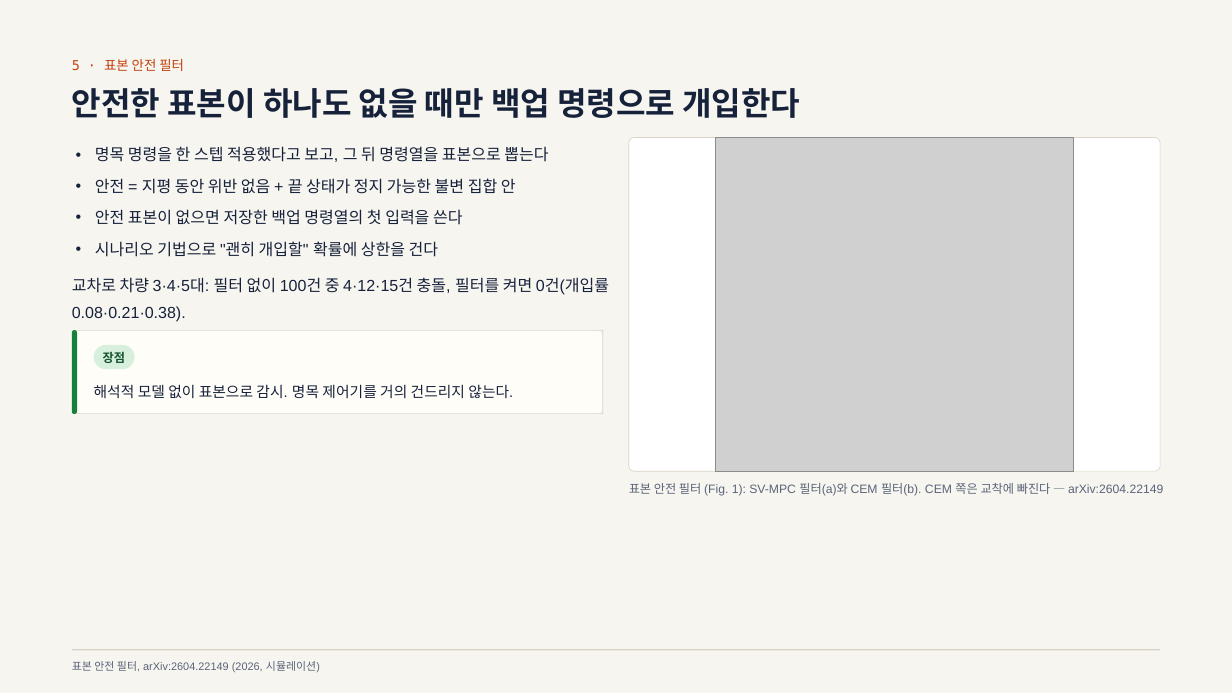
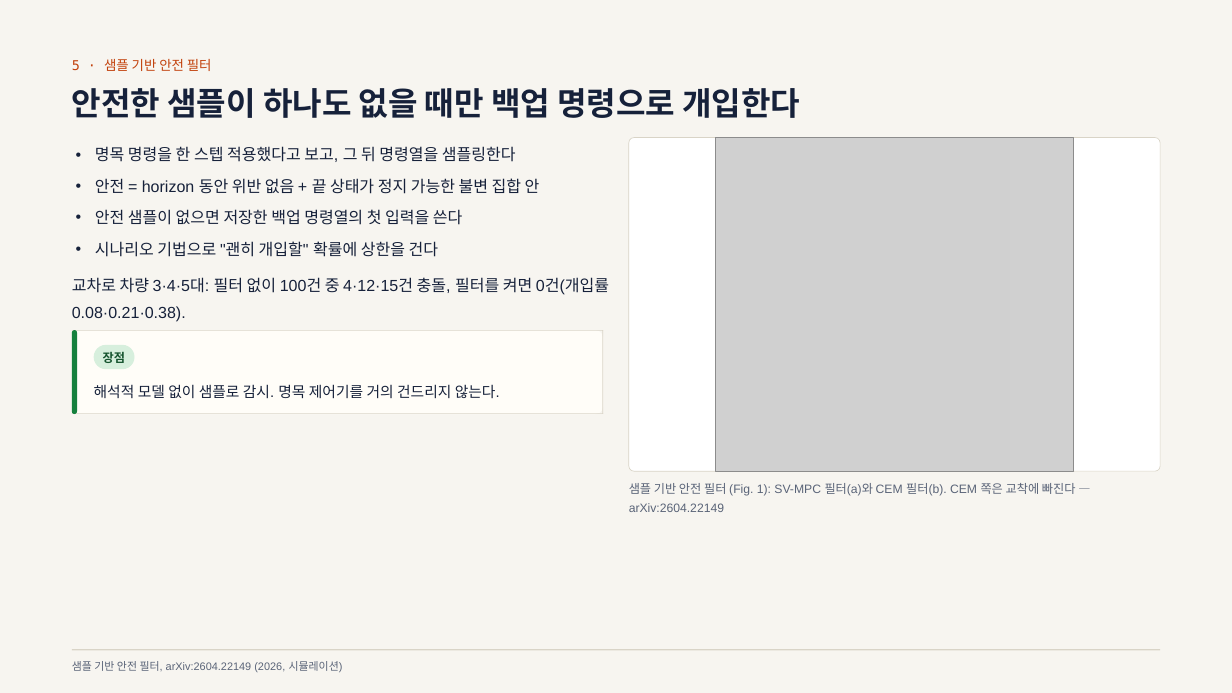
Before and after one commit to Geonhee-LEE/travplan-site, a slide deck: slide 36 of slides/study-controller/study-controller.pptx. Drawn at 1232x693 pixels with LibreOffice and Linux fonts; fonts in the diff are those of the drawing; grey boxes stand for pictures. Boxes give left, top, right and bottom in pixels: in the first picture for what was removed or moved away, otherwise in the second. Text is boxed around its words. In the diff, an @@ line names an element or a change of style, - is before the commit and + after.

```diff
--- a/slides/study-controller/study-controller.pptx
+++ b/slides/study-controller/study-controller.pptx
@@ text at bbox=[72, 59, 212, 71]: text changed @@
-5 · 표본 안전 필터
+5 · 샘플 기반 안전 필터
@@ text at bbox=[72, 88, 800, 118]: text changed @@
-안전한 표본이 하나도 없을 때만 백업 명령으로 개입한다
+안전한 샘플이 하나도 없을 때만 백업 명령으로 개입한다
@@ text at bbox=[95, 146, 516, 162]: text changed @@
-• 명목 명령을 한 스텝 적용했다고 보고, 그 뒤 명령열을 표본으로 뽑는다
+• 명목 명령을 한 스텝 적용했다고 보고, 그 뒤 명령열을 샘플링한다
@@ text at bbox=[95, 178, 540, 194]: text changed @@
-• 안전 = 지평 동안 위반 없음 + 끝 상태가 정지 가능한 불변 집합 안
+• 안전 = horizon 동안 위반 없음 + 끝 상태가 정지 가능한 불변 집합 안
@@ text at bbox=[95, 209, 462, 225]: text changed @@
-• 안전 표본이 없으면 저장한 백업 명령열의 첫 입력을 쓴다
+• 안전 샘플이 없으면 저장한 백업 명령열의 첫 입력을 쓴다
@@ text at bbox=[94, 384, 500, 398]: text changed @@
-해석적 모델 없이 표본으로 감시. 명목 제어기를 거의 건드리지 않는다.
+해석적 모델 없이 샘플로 감시. 명목 제어기를 거의 건드리지 않는다.
@@ text at bbox=[629, 483, 1076, 512]: text changed @@
-표본 안전 필터 (Fig. 1): SV-MPC 필터(a)와 CEM 필터(b). CEM 쪽은 교착에 빠진다 — arXiv:2604.22149
+샘플 기반 안전 필터 (Fig. 1): SV-MPC 필터(a)와 CEM 필터(b). CEM 쪽은 교착에 빠진다 — arXiv:2604.22149
@@ text at bbox=[72, 661, 343, 672]: text changed @@
-표본 안전 필터, arXiv:2604.22149 (2026, 시뮬레이션)
+샘플 기반 안전 필터, arXiv:2604.22149 (2026, 시뮬레이션)
```
Also in this commit, not shown: 36 other slides changed, 46 other files.
